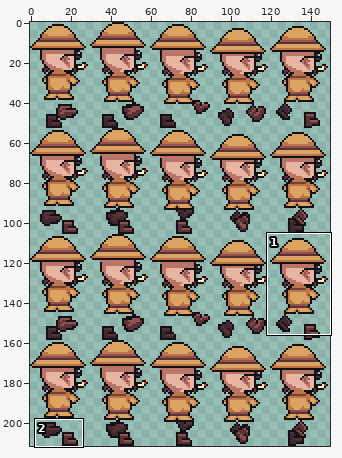
Sprite sheet, stored at Gorilla Warfare/Assets/TopDown/Player/Sprites/Character_Back.png. Above: a wide view before the commit, with the close-up outlined.
Close-up. Before the commit:
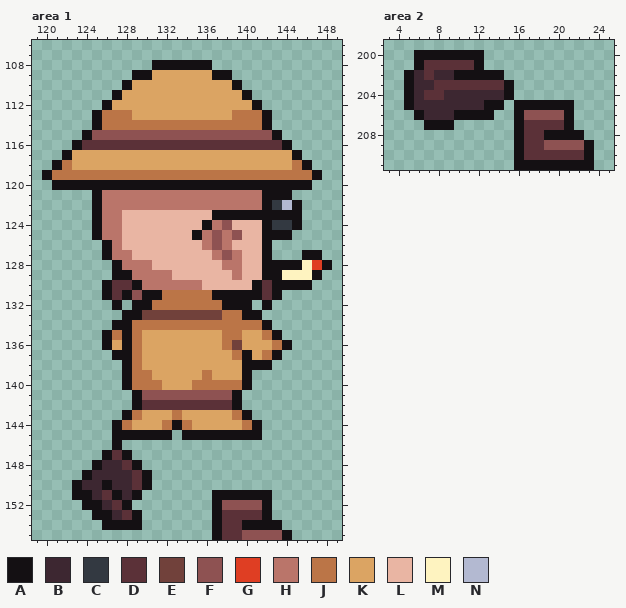
The file is 150x212 pixels. Colours within 5 levels of each other are drawn and written as one. Shown: area 1: x 119..149, y 106..155; area 2: x 3..25, y 199..211. The commit also changed other parts of the picture, which this record leaves out.
Palette (. is transparent): A #141013  B #3d2731  C #333941  D #5b3138  E #71413b  F #8e5252  G #df3e23  H #ba756a  J #bb7547  K #dba463  L #e9b5a3  M #fef3c0  N #b3b9d1
Pixels before, area 1, first column x 120:
108 ...........AAAAAA............
109 .........AAKKKKKKAA..........
110 ........AKKKKKKKKKKA.........
111 .......AKKKKKKKKKKKKA........
112 ......AKKKKKKKKKKKKKKA.......
113 .....AJJJKKKKKKKKKKJJJA......
114 .....AJJJJJJJJJJJJJJJJA......
115 ....AFFFFFFFFFFFFFFFFFFA.....
116 ...ADDDDDDDDDDDDDDDDDDDDA....
117 ..AKKKKKKKKKKKKKKKKKKKKKKA...
118 .AJKKKKKKKKKKKKKKKKKKKKKKJA..
119 AJJJJJJJJJJJJJJJJJJJJJJJJJJA.
120 .AAAAAAAAAAAAAAAAAAAAAAAAAA..
121 .....AHHHHHHHHHHHHHHHHAAA....
122 .....AHHHHHHHHHHHHHHHHACNA...
123 .....AHHLLLLLLLLLAAAAAAAAA...
124 .....AHHLLLLLLLLAHFLLLACCA...
125 .....AHHLLLLLLLAHFHFLLAAA....
126 ......AHLLLLLLLLHFHLLLA......
127 ......AHHLLLLLLLLHFHLLA...AA.
128 .......AHHHLLLLLLLHHLLAAAAMGA
129 .......AAHHHHLLLLLLHLLAAMMMA.
130 ......ADDAHHHHHHLLLLLADAAAA..
131 ......ADAFAAJJJJJAAAAADA.....
132 .......A.AAJJJJJJJAAA.A......
133 ........AAEEEEEEEEJJAA.......
134 .......AAJJJJJJJJJJJJJA......
135 ......AJAJKKKKKKKKJJKKJA.....
136 ......AKAJKKKKKKKKJEKKKJA....
137 .......AAJKKKKKKKKKJAKJA.....
138 ........AJKKKKKKKKKKAAA......
139 ........AJJKKKKKJKKKA........
140 ........AJJJKKKJJJJJA........
141 .........AFFFFFFFFFA.........
142 .........ADDDDDDDDDA.........
143 ........AJKKKJKKKKKJA........
144 .......AJKKKJAJKKKKKJA.......
145 .......AAAAAA.AAAAAAAA.......
146 .......A.....................
147 ......ADA....................
148 .....ABBDA...................
149 ....ABBBBDA..................
150 ...ABBABBDA..................
151 ...AABDABA.......AAAAAA......
152 ....AABDA........AFFFFA......
153 .....AABDA.......ADDDDA......
154 ......AAAA.......ADDAAAA.....
155 .................ADDFFFFA....
Pixels before, area 2, first column x 5:
200 .AAAAAAA...........
201 .ADDDDDA...........
202 ABDBBAAAAA.........
203 ABBDDDDDDDA........
204 ABDDBBBBBBA........
205 ABBBBBBBAA.AAAAAA..
206 .ABBBAAAA..AFFFFA..
207 ..AAA......ADDDDA..
208 ...........ADDAAAA.
209 ...........ADDFFFFA
210 ...........ADDDDDDA
211 ...........AAAAAAAA
And afterwards:
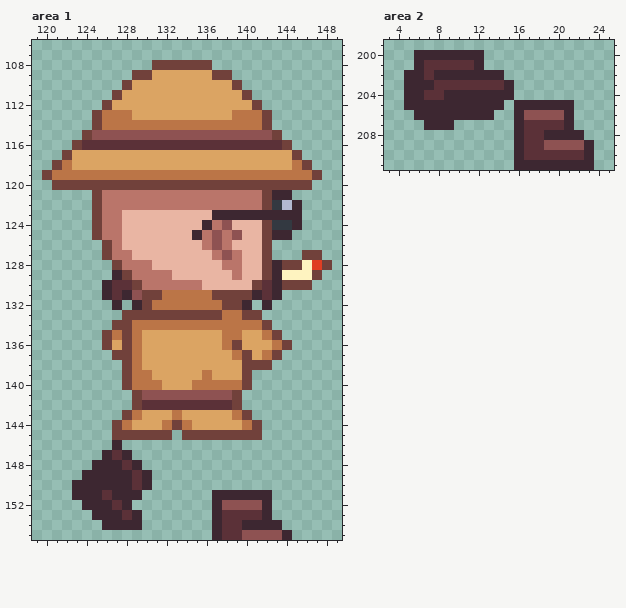
The edit:
Area 1:
y 108: x 131..136 AAAAAA -> EEEEEE
y 109: x 129..130 AA -> EE; x 137..138 AA -> EE
y 110: x 128 A -> E; x 139 A -> E
y 111: x 127 A -> E; x 140 A -> E
y 112: x 126 A -> E; x 141 A -> E
y 113..114: x 125 A -> E; x 142 A -> E
y 115: x 124 A -> E; x 143 A -> E
y 116: x 123 A -> E; x 144 A -> E
y 117: x 122 A -> E; x 145 A -> E
y 118: x 121 A -> E; x 146 A -> E
y 119: x 120 A -> E; x 147 A -> E
y 120: x 121..146 AAAAAAAAAAAAAAAAAAAAAAAAAA -> EEEEEEEEEEEEEEEEEEEEEEEEEE
y 121: x 125 A -> E; x 142..144 AAA -> EBB
y 122: x 125 A -> E; x 142 A -> E; x 145 A -> B
y 123: x 125 A -> E; x 137..145 AAAAAAAAA -> BBBBBBBBB
y 124: x 125 A -> E; x 136 A -> B; x 142 A -> E; x 145 A -> B
y 125: x 125 A -> E; x 135 A -> B; x 142..144 AAA -> EBB
y 126: x 126 A -> E; x 142 A -> E
y 127: x 126 A -> E; x 142 A -> E; x 146..147 AA -> EE
y 128: x 127 A -> E; x 142..145 AAAA -> EBEE; x 148 A -> E
y 129: x 127..128 AA -> BE; x 142..143 AA -> EB; x 147 A -> E
y 130: x 126 A -> B; x 129 A -> E; x 141 A -> E; x 143..146 AAAA -> BEEE
y 131: x 126 A -> B; x 128 A -> B; x 130..131 AA -> EE; x 137..141 AAAAA -> EEEEB; x 143 A -> B
y 132: x 127 A -> B; x 129..130 AA -> BE; x 138..140 AAA -> EEB; x 142 A -> B
y 133: x 128..129 AA -> EE; x 140..141 AA -> EE
y 134: x 127..128 AA -> EE; x 142 A -> E
y 135: x 126 A -> E; x 128 A -> E; x 143 A -> E
y 136: x 126 A -> E; x 128 A -> E; x 144 A -> E
y 137: x 127..128 AA -> EE; x 140 A -> E; x 143 A -> E
y 138: x 128 A -> E; x 140..142 AAA -> EEE
y 139..140: x 128 A -> E; x 140 A -> E
y 141..142: x 129 A -> E; x 139 A -> E
y 143: x 128 A -> E; x 140 A -> E
y 144: x 127 A -> E; x 133 A -> E; x 141 A -> E
y 145: x 127..132 AAAAAA -> EEEEEE; x 134..141 AAAAAAAA -> EEEEEEEE
y 146: x 127 A -> B
y 147: x 126 A -> B; x 128 A -> B
y 148: x 125 A -> B; x 129 A -> B
y 149: x 124 A -> B; x 130 A -> B
y 150: x 123 A -> B; x 126 A -> B; x 130 A -> B
y 151: x 123..124 AA -> BB; x 127 A -> B; x 129 A -> B; x 137..142 AAAAAA -> BBBBBB
y 152: x 124..125 AA -> BB; x 128 A -> B; x 137 A -> B; x 142 A -> B
y 153: x 125..126 AA -> BB; x 129 A -> B; x 137 A -> B; x 142 A -> B
y 154: x 126..129 AAAA -> BBBB; x 137 A -> B; x 140..143 AAAA -> BBBB
y 155: x 137 A -> B; x 144 A -> B
Area 2:
y 200: x 6..12 AAAAAAA -> BBBBBBB
y 201: x 6 A -> B; x 12 A -> B
y 202: x 5 A -> B; x 10..14 AAAAA -> BBBBB
y 203..204: x 5 A -> B; x 15 A -> B
y 205: x 5 A -> B; x 13..14 AA -> BB; x 16..21 AAAAAA -> BBBBBB
y 206: x 6 A -> B; x 10..13 AAAA -> BBBB; x 16 A -> B; x 21 A -> B
y 207: x 7..9 AAA -> BBB; x 16 A -> B; x 21 A -> B
y 208: x 16 A -> B; x 19..22 AAAA -> BBBB
y 209..210: x 16 A -> B; x 23 A -> B
y 211: x 16..23 AAAAAAAA -> BBBBBBBB
Pixel boxes of the changes (left, top, right, bottom) in both close-ups:
changed: (42, 60, 332, 540)
changed: (404, 50, 594, 170)
